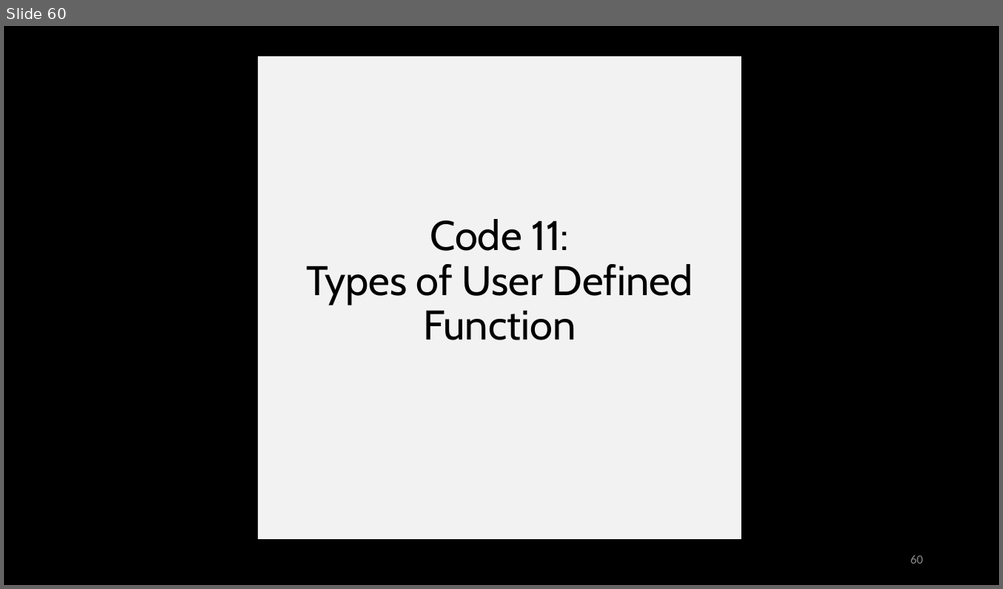
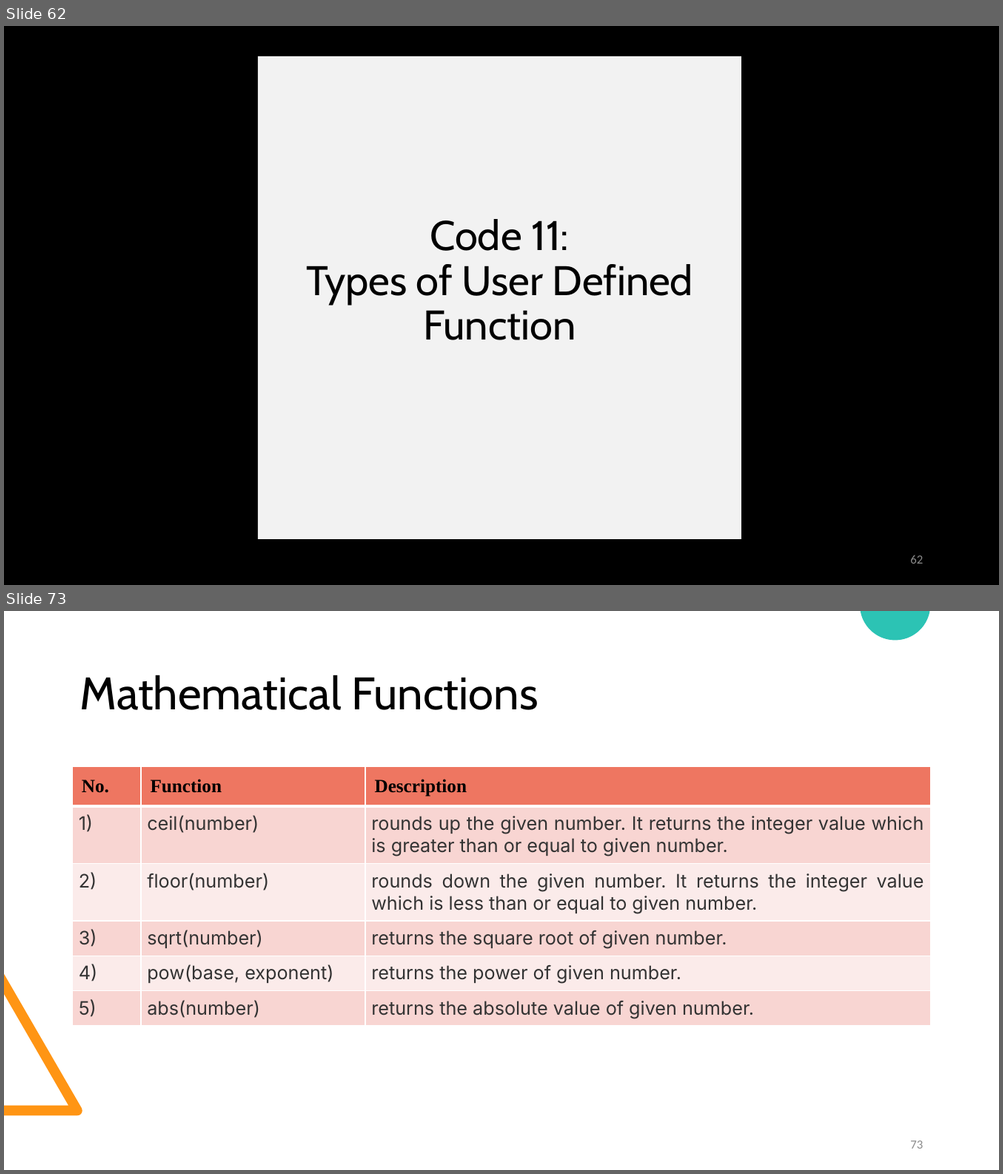
Before and after one commit to piyushtanksale00/TCOERWorkshop, a slide deck: C Programming Workshop.pptx. Shown one above the other, each under a label of ours: slide 60 before the commit, slides 62 and 73 after it; the slides between them are not shown. The pictures are 1003x589 and 1003x1174 pixels, drawn with LibreOffice and Linux fonts; fonts in the diff are those of the drawing. Boxes give left, top, right and bottom in pixels: in the first picture for what was removed or moved away, otherwise in the second. Text is boxed around its words. In the diff, an @@ line names an element or a change of style, - is before the commit and + after.

```diff
--- a/C Programming Workshop.pptx
+++ b/C Programming Workshop.pptx
@@ slide 73 added at [4, 611, 999, 1170], background #FFFFFF @@
@@ freeform shape added at [860, 611, 930, 640], fill #2CC3B4 @@
@@ title added at [79, 675, 538, 710], 44 pt, text #000000 @@
+Mathematical Functions
@@ table added at [73, 767, 930, 1027], 6 rows, 3 columns @@
+No. | Function | Description
+1) | ceil(number) | rounds up the given number. It returns the integer value which is greater than or equal to given number.
+2) | floor(number) | rounds down the given number. It returns the integer value which is less than or equal to given number.
+3) | sqrt(number) | returns the square root of given number.
+4) | pow(base, exponent) | returns the power of given number.
+5) | abs(number) | returns the absolute value of given number.
@@ freeform shape added at [4, 974, 82, 1116], fill #FF9514 @@
@@ page number added at [910, 1141, 922, 1149], 12 pt, text #8C8C8C @@
+73
@@ what was slide 60 is now slide 62 @@
@@ page number at [910, 556, 922, 564]: text changed @@
-60
+62
```
Also in this commit, not shown: 2 slides changed, 32 other slides added.
